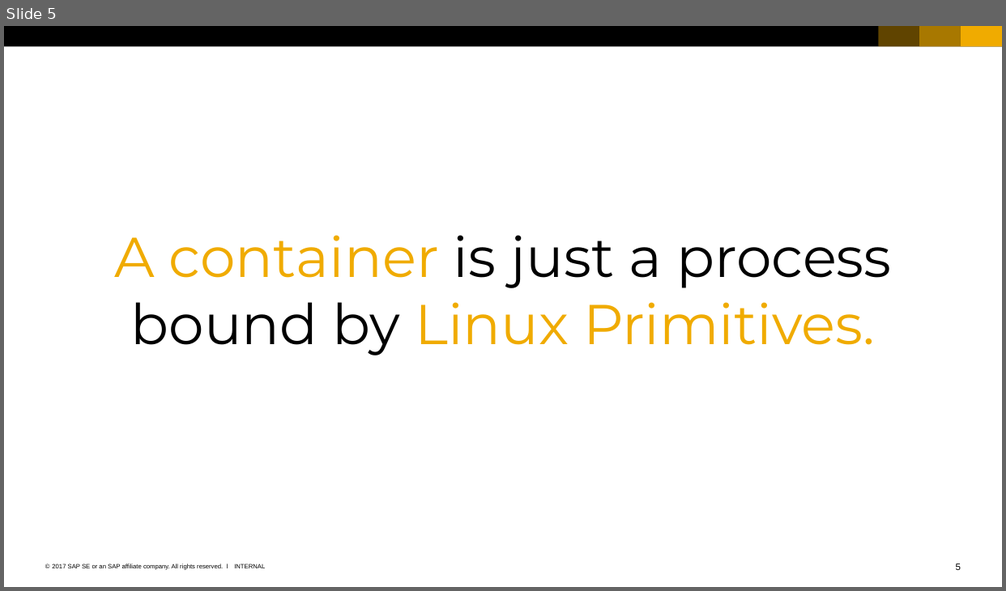
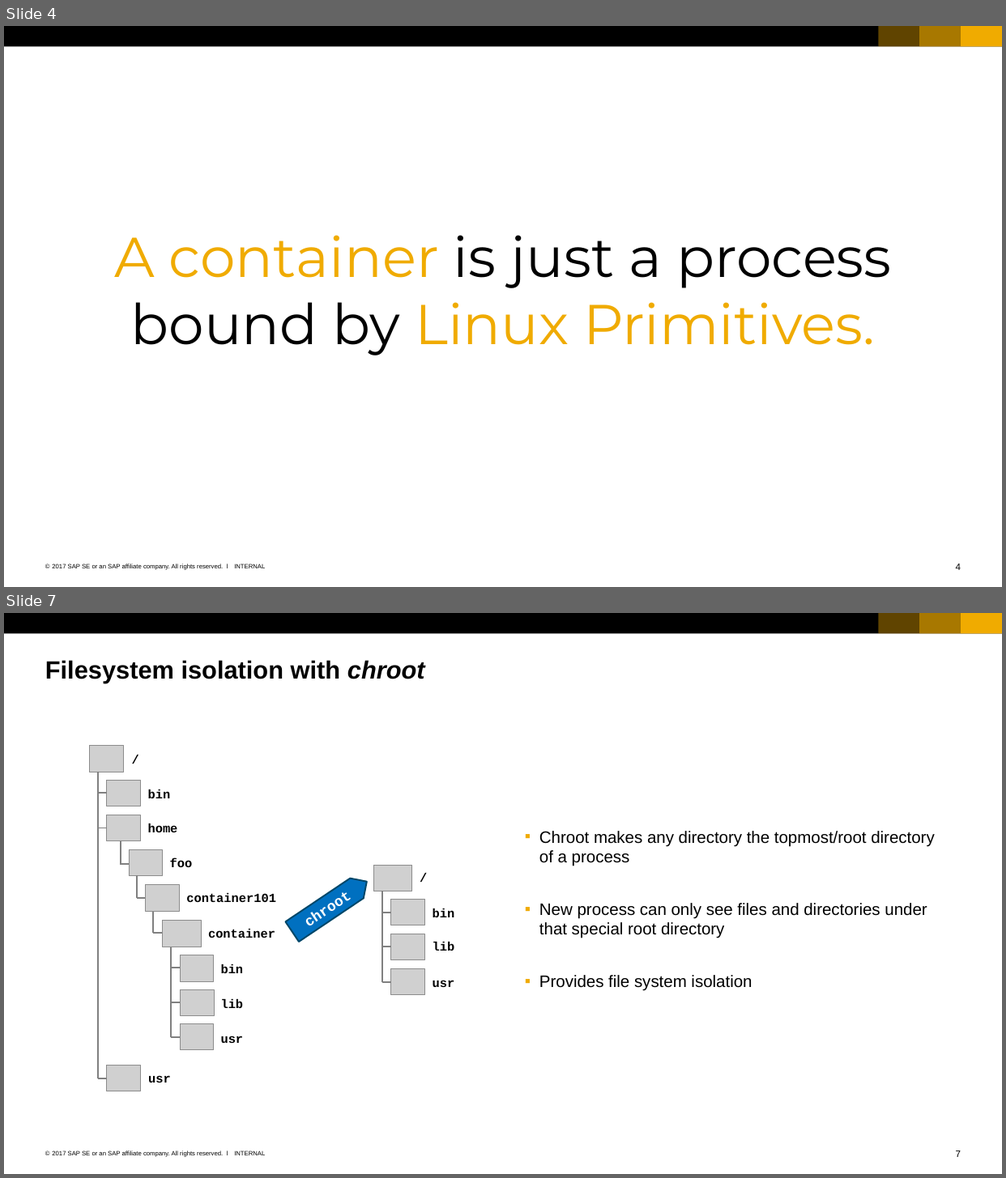
Before and after one commit to cuijiyao01/docker-k8s-training, a slide deck: docker/01_Basics_of_containers.pptx. Shown one above the other, each under a label of ours: slide 5 before the commit, slides 4 and 7 after it; the slides between them are not shown. The pictures are 1006x591 and 1006x1178 pixels, drawn with LibreOffice and Linux fonts; fonts in the diff are those of the drawing; grey boxes stand for pictures. Boxes give left, top, right and bottom in pixels: in the first picture for what was removed or moved away, otherwise in the second. Text is boxed around its words. In the diff, an @@ line names an element or a change of style, - is before the commit and + after.

```diff
--- a/docker/01_Basics_of_containers.pptx
+++ b/docker/01_Basics_of_containers.pptx
@@ slide 7 added at [4,613,1002,1174], background #FFFFFF; not listed: 7 template elements that a slide beside it also shows @@
@@ title added at [45,660,425,683], 24 pt, text #000000, bold @@
+Filesystem isolation with chroot
@@ text added at [539,831,934,991], 16 pt, text #000000 @@
+  ▪ Chroot makes any directory the topmost/root directory of a process
+  ▪ New process can only see files and directories under that special root directory
+  ▪ Provides file system isolation
@@ group added at [89,745,455,1091]: 18 lines, 14 pictures, 14 texts, 1 pentagon arrow @@
+/
+bin
+lib
+usr
+chroot
+/
+bin
+home
+foo
+container101
+container
+bin
+lib
+usr
+usr
@@ what was slide 5 is now slide 4 @@
@@ page number at [956,564,961,570]: text changed @@
-5
+4
```
Also in this commit, not shown: 1 slide changed, 11 other slides added, 1 slide removed, 10 other files.
